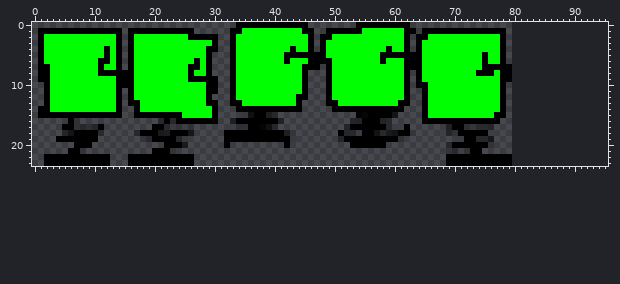
Sprite sheet -- prototype/src/sprites/hop_right_16x24_green.png. Above: the version before the commit.
The file is 80x24 pixels. Pixels under 10% opacity are left out. Colours within 5 levels of each other are drawn and written as one. The old version is drawn lined up with the new one, on the new canvas.
Now the later version:
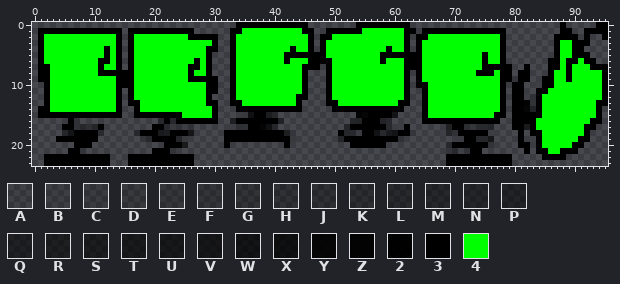
Palette (. is transparent): A #0000001c  B #00000024  C #0000002e  D #00000036  E #00000040  F #00000046  G #0000004c  H #00000053  J #00000059  K #00000061  L #0000006f  M #00000075  N #0000007c  P #00000082  Q #0000008c  R #00000092  S #00000099  T #000000a2  U #000000aa  V #000000b0  W #000000b9  X #000000c7  Y #000000ea  Z #000000f3  2 #000000f9  3 #000000  4 #00ff00
Edits made:
canvas 80x24 -> 96x24
@@ x 78..95 @@
- 0 ..................
- 1 3.................
- 2 3.................
- 3 3.................
- 4 3.................
- 5 3.................
- 6 3.................
- 7 33................
- 8 33................
- 9 33................
-10 3.................
-11 3.................
-12 3.................
-13 3.................
-14 3.................
-15 3.................
-16 ..................
-17 ..................
-18 ..................
-19 ..................
-20 ..................
-21 ..................
-22 33................
+ 0 ..........3.....33
+ 1 3.........33..3333
+ 2 3........3333.3..3
+ 3 3........344333...
+ 4 3........34433....
+ 5 3........344333...
+ 6 3.......33433433..
+ 7 33..3...3343444333
+ 8 33.33...3443444443
+ 9 33B33..33443444443
+10 3.33..A33444444443
+11 3.33..334444444443
+12 3.33AC344444444443
+13 3.33ZG344444444433
+14 3.32YL34444444443.
+15 3.333334444444443.
+16 ..333344444444433.
+17 ..33R34444444433..
+18 ...3.3344444443...
+19 ...3.A344444433...
+20 ...33.34444433....
+21 ....3.3344333.....
+22 33.....3333.......
 23 33................
